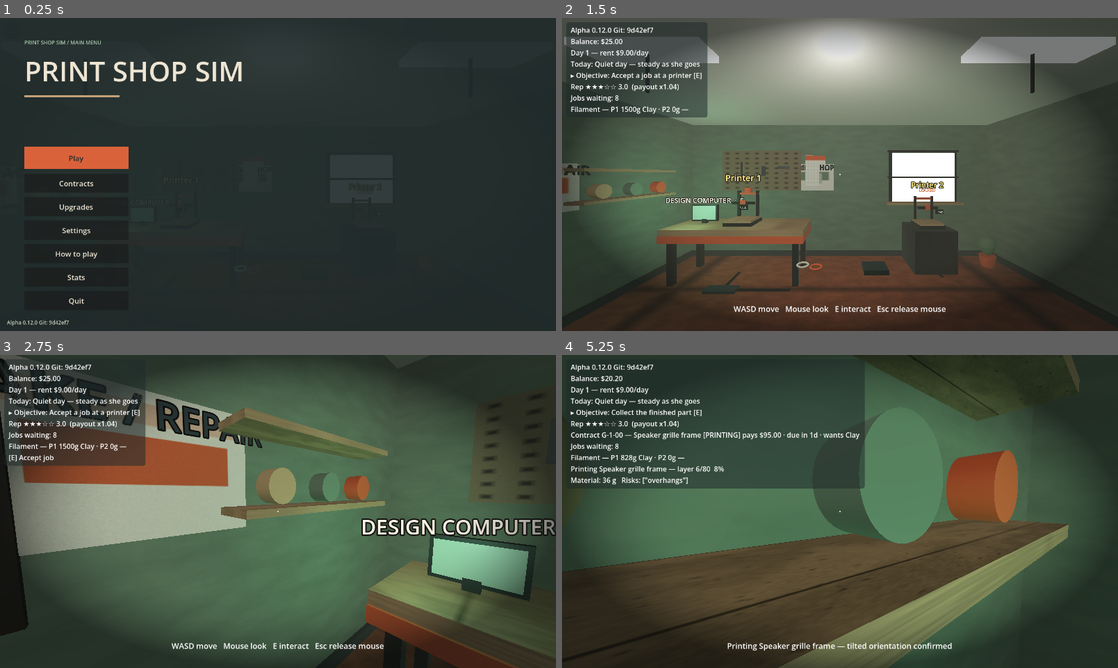
Above: before the commit, frames 1-4 (two rows, left to right).
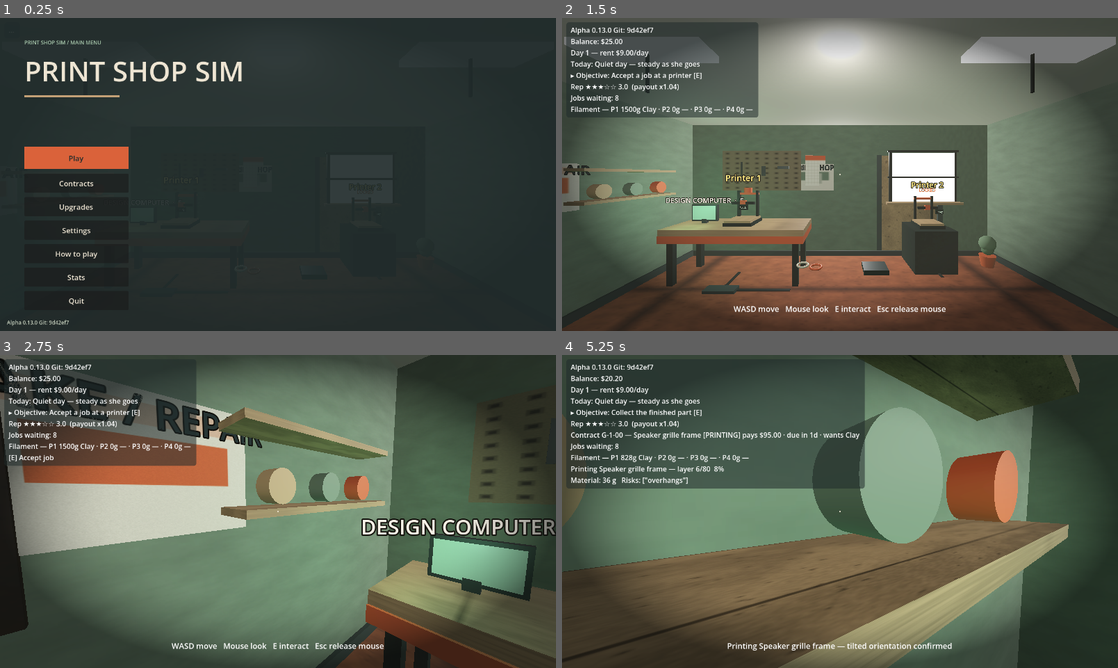
Above: after the commit, the same moments.

Repository: jiracipika/printshop-sim
Game: Godot game, scene res://scenes/Main.tscn
Two runs of this game, one before a commit and one after it. Both use one fixed random seed, a clock stepped at 60 frames per second and the inputs below.
Inputs (mouse positions are in pixels of both pictures, inside the frame that each line leads up to):
- Up to frame 1 (0.25 s): no input
- Up to frame 2 (1.5 s): click "Play" at 0.5 s; tap Enter at 1.25 s; move the mouse to (962, 158) at 1.27 s; hold D (move_right) from 1.28 s (still down); tap E (interact) at 1.35 s; click (962, 158) at 1.42 s
- Up to frame 3 (2.75 s): tap Space at 2 s; move the mouse to (250, 511) at 2.02 s; release D (move_right) at 2.03 s; hold W (move_forward) from 2.03 s (still down); tap E (interact) at 2.1 s
- Up to frame 4 (5.25 s): keep holding W (move_forward); move the mouse to (851, 505) at 2.77 s; tap 1 at 2.85 s; tap E (interact) at 3.05, 3.8, 4.55 s; tap Enter at 3.5, 5 s; move the mouse to (834, 517) at 3.52 s; tap 2 at 3.6 s; click (834, 517) at 3.67 s; tap Space at 4.25 s; move the mouse to (878, 514) at 4.27 s; tap 3 at 4.35 s; move the mouse to (795, 508) at 5.02 s; tap 4 at 5.1 s

The runs differ from the first frame. In frame 1, less than 0.1% of the frame differs, in the area x 5-6%, y 97-98%; in frame 2, 30%; in frame 3, 41%; in frame 4, 43%, in the area x 0-94%, y 0-100%.

Commit message:
feat: the print farm — rear extension, printers 3 & 4, farm kits (v0.13.0)
- Rear extension built behind the back wall: floor, side walls, ceiling,
  own lights, sealed behind a honey door (x 0.9-2.3) that swings open and
  drops collision when either farm kit is purchased.
- Machines array grew to 4: printers 3 and 4 unlock via 'Print farm kit A'
  ($80) and 'B' ($120), ship empty, carry no speed bonus, and show
  FARM-locked tags. All idx==1 special cases generalised through
  Upgrades.machine_unlocked(idx); save filament/color arrays cover all
  machines.
- New farm_test.gd (20 checks); all 27 suites green, 1027 checks.

Diff:
--- a/scripts/Main.gd
+++ b/scripts/Main.gd
@@ -47,6 +47,8 @@
 var _crate_label: Label3D
 var _chalk_label: Label3D
 var _chalk_cache := ""
+var _door_panel: Node3D
+var _door_body: StaticBody3D
 ## First-run objectives (v0.9.0): order-agnostic completion flags; the HUD
 ## shows the first unfinished step until everything is done (persisted).
 var guide_flags := {"accepted": false, "printed": false, "collected": false,
@@ -287,6 +289,11 @@
 const ROOM_W := 7.0
 const ROOM_D := 6.0
 const ROOM_H := 3.0
+## Rear extension (v0.13): the print farm lives beyond the original back
+## wall, behind a sealed door that opens with the farm kits.
+const EXT_D := 2.7
+const DOOR_X0 := 0.9
+const DOOR_X1 := 2.3
 
 func _ready() -> void:
 	add_to_group("main")
@@ -367,10 +374,10 @@
 			if payload.stats.has(key):
 				stats[key] = maxi(int(payload.stats[key]), 0)
 	if payload.has("filament") and typeof(payload.filament) == TYPE_ARRAY:
-		for i in mini(2, payload.filament.size()):
+		for i in mini(machines.size(), payload.filament.size()):
 			machines[i]["filament_g"] = maxi(int(payload.filament[i]), 0)
 	if payload.has("spool_colors") and typeof(payload.spool_colors) == TYPE_ARRAY:
-		for i in mini(2, payload.spool_colors.size()):
+		for i in mini(machines.size(), payload.spool_colors.size()):
 			var col = payload.spool_colors[i]
 			if col is String and (col == "" or col in Contract.VALID_COLORS):
 				machines[i]["color"] = col
@@ -394,6 +401,18 @@
 	if persist:
 		_save_game()
 
+func _machine_filament_list() -> Array:
+	var out: Array = []
+	for m in machines:
+		out.append(int(m.get("filament_g")))
+	return out
+
+func _machine_color_list() -> Array:
+	var out: Array = []
+	for m in machines:
+		out.append(str(m.get("color")))
+	return out
+
 func _save_game() -> void:
 	var snapshot: Dictionary = ledger.snapshot()
 	var payload: Dictionary = load("res://scripts/SaveSystem.gd").build_payload(
@@ -403,8 +422,8 @@
 			"day": day_cycle.day,
 			"reputation": reputation,
 			"stats": stats,
-			"filament": [int(_machine(0).get("filament_g")), int(_machine(1).get("filament_g"))],
-			"spool_colors": [str(_machine(0).get("color")), str(_machine(1).get("color"))],
+			"filament": _machine_filament_list(),
+			"spool_colors": _machine_color_list(),
 			"guide_flags": guide_flags.duplicate(),
 			"guide_done": guide_done,
 			"crate_next": _crate_next,
@@ -467,10 +486,16 @@
 	floor_body.position = Vector3(0, -0.1, 0)
 	add_child(floor_body)
 
-	# Four walls: sage, each with a matching StaticBody3D (meta "wall").
+	# Walls: sage, each with a matching StaticBody3D (meta "wall"). The back
+	# wall is three segments around the farm-room doorway (v0.13).
 	var wall_specs := [
 		# [size, position]
-		[Vector3(ROOM_W, ROOM_H, 0.2), Vector3(0, ROOM_H / 2.0, -ROOM_D / 2.0)],      # back
+		[Vector3(ROOM_W / 2.0 + DOOR_X0 + 0.1, ROOM_H, 0.2),
+			Vector3((-ROOM_W / 2.0 + DOOR_X0) / 2.0, ROOM_H / 2.0, -ROOM_D / 2.0)],   # back left
+		[Vector3(ROOM_W / 2.0 - DOOR_X1 + 0.1, ROOM_H, 0.2),
+			Vector3((ROOM_W / 2.0 + DOOR_X1) / 2.0, ROOM_H / 2.0, -ROOM_D / 2.0)],    # back right
+		[Vector3(DOOR_X1 - DOOR_X0, ROOM_H - 2.3, 0.2),
+			Vector3((DOOR_X0 + DOOR_X1) / 2.0, (ROOM_H + 2.3) / 2.0, -ROOM_D / 2.0)], # lintel
 		[Vector3(ROOM_W, ROOM_H, 0.2), Vector3(0, ROOM_H / 2.0, ROOM_D / 2.0)],       # front
 		[Vector3(0.2, ROOM_H, ROOM_D), Vector3(-ROOM_W / 2.0, ROOM_H / 2.0, 0)],      # left
 		[Vector3(0.2, ROOM_H, ROOM_D), Vector3(ROOM_W / 2.0, ROOM_H / 2.0, 0)],       # right
@@ -558,28 +583,31 @@
 	add_child(lamp2)
 
 	_build_props()
+	_build_extension()
 	_build_design_computer()
 
-	# Two printers: one on the bench, one on a steel floor stand against the back wall.
-	# Printer 2 is the "Pro machine": locked until purchased, 25% faster.
-	var printer_a := _make_printer(0)
-	printer_a.position = Vector3(-1.8, 0.95, -2.0)
-	add_child(printer_a)
-	_printers.append(printer_a)
-
-	var printer_b := _make_printer(1)
-	printer_b.position = Vector3(1.8, 0.8, -2.4)
-	add_child(printer_b)
-	_printers.append(printer_b)
-	_refresh_printer_locks()
-
-	var stand := MeshInstance3D.new()
-	var stand_box := BoxMesh.new()
-	stand_box.size = Vector3(0.8, 0.8, 0.8)
-	stand.mesh = stand_box
-	stand.material_override = steel
-	stand.position = Vector3(1.8, 0.4, -2.4)
-	add_child(stand)
+	# Four printers: two with the shop, two more behind the farm door.
+	# Printer 2 is the "Pro machine" (25% faster); farm printers ship empty.
+	var printer_spots := [
+		Vector3(-1.8, 0.95, -2.0),   # bench
+		Vector3(1.8, 0.8, -2.4),     # floor stand
+		Vector3(-1.8, 0.8, -4.6),    # farm, back-left
+		Vector3(1.8, 0.8, -4.6),     # farm, back-right
+	]
+	for i in range(4):
+		var p := _make_printer(i)
+		p.position = printer_spots[i]
+		add_child(p)
+		_printers.append(p)
+
+	for stand_pos in [Vector3(1.8, 0.4, -2.4), Vector3(-1.8, 0.4, -4.6), Vector3(1.8, 0.4, -4.6)]:
+		var stand := MeshInstance3D.new()
+		var stand_box := BoxMesh.new()
+		stand_box.size = Vector3(0.8, 0.8, 0.8)
+		stand.mesh = stand_box
+		stand.material_override = steel
+		stand.position = stand_pos
+		add_child(stand)
 
 	# Packing station against the right wall (task 11).
 	packing_station = load("res://scripts/PackingStation.gd").new()
@@ -588,7 +616,7 @@
 
 	# One machine per printer: own sim, contract, prep state and part.
 	machines.clear()
-	for i in range(2):
+	for i in range(4):
 		var s := PrintSim.new()
 		s.add_to_group("print_sim")
 		add_child(s)
@@ -606,6 +634,7 @@
 	job_board.generation_enabled = true  # live shop: procedural board (v0.4.0)
 	job_board.add_to_group("job_board")
 	add_child(job_board)
+	_refresh_printer_locks()  # machines + printers all exist by now
 	_apply_daylight()
 
 ## Mark one onboarding objective done; guide_done flips when all are.
@@ -654,14 +683,22 @@
 	if _sky_mat != null:
 		_sky_mat.sky_energy_multiplier = 0.3 + 0.8 * daylight
 
-## Printer 2 display name + lock tag follow the pro-machine upgrade.
+## Per-printer display name + lock tag follow the unlock upgrades, and the
+## farm door opens once any farm kit is owned.
 func _refresh_printer_locks() -> void:
-	if _printers.size() < 2:
-		return
-	var pro := upgrades.pro_machine_unlocked()
-	if _printers[1].get("set_locked") != null:
-		_printers[1].set_locked(not pro)
-		_printers[1].set_display_name("Printer 2 — PRO" if pro else "Printer 2")
+	for i in range(mini(_printers.size(), machines.size())):
+		var unlocked := upgrades.machine_unlocked(i)
+		var printer = _printers[i]
+		if printer.get("set_locked") != null:
+			printer.set_locked(not unlocked)
+		var display := "Printer %d" % (i + 1)
+		if i == 1 and unlocked:
+			display = "Printer 2 — PRO"
+		elif i >= 2 and unlocked:
+			display = "Printer %d — FARM" % (i + 1)
+		if printer.get("set_display_name") != null:
+			printer.set_display_name(display)
+	_refresh_farm_door()
 
 ## Sky, ambient light, ceiling and window (task 12 art pass). Everything is
 ## procedural — ProceduralSkyMaterial for the soft daylight ambience.
@@ -749,6 +786,160 @@
 		rail_mesh.material_override = world.steel
 		rail_mesh.position = rail[1]
 		add_child(rail_mesh)
+
+## Rear extension: floor, side walls, back wall, ceiling and lights for the
+## print farm, plus the sealed door. Geometry exists from boot; the door
+## opens (mesh swings, collision off) when any farm kit is purchased.
+func _build_extension() -> void:
+	var z0 := -ROOM_D / 2.0            # doorway plane
+	var z1 := -ROOM_D / 2.0 - EXT_D    # new back wall plane
+	var mid := (z0 + z1) / 2.0
+	var depth := absf(z1 - z0)
+
+	var ext_floor := MeshInstance3D.new()
+	var ext_floor_box := BoxMesh.new()
+	ext_floor_box.size = Vector3(ROOM_W, 0.2, depth)
+	ext_floor.mesh = ext_floor_box
+	ext_floor.material_override = world.floor
+	ext_floor.position = Vector3(0, -0.1, mid)
+	add_child(ext_floor)
+	var ext_floor_body := StaticBody3D.new()
+	ext_floor_body.collision_layer = 1
+	var ext_floor_shape := CollisionShape3D.new()
+	var ext_floor_col := BoxShape3D.new()
+	ext_floor_col.size = Vector3(ROOM_W, 0.2, depth)
+	ext_floor_shape.shape = ext_floor_col
+	ext_floor_body.add_child(ext_floor_shape)
+	ext_floor_body.position = Vector3(0, -0.1, mid)
+	add_child(ext_floor_body)
+
+	for sx in [-1.0, 1.0]:
+		var side := MeshInstance3D.new()
+		var side_box := BoxMesh.new()
+		side_box.size = Vector3(0.2, ROOM_H, depth + 0.2)
+		side.mesh = side_box
+		side.material_override = world.sage
+		side.position = Vector3(sx * (ROOM_W / 2.0), ROOM_H / 2.0, mid)
+		add_child(side)
+		var side_body := StaticBody3D.new()
+		side_body.collision_layer = 1
+		var side_shape := CollisionShape3D.new()
+		var side_col := BoxShape3D.new()
+		side_col.size = Vector3(0.2, ROOM_H, depth + 0.2)
+		side_shape.shape = side_col
+		side_body.add_child(side_shape)
+		side_body.position = side.position
+		add_child(side_body)
+
+	var ext_back := MeshInstance3D.new()
+	var ext_back_box := BoxMesh.new()
+	ext_back_box.size = Vector3(ROOM_W, ROOM_H, 0.2)
+	ext_back.mesh = ext_back_box
+	ext_back.material_override = world.sage
+	ext_back.position = Vector3(0, ROOM_H / 2.0, z1)
+	add_child(ext_back)
+	var ext_back_body := StaticBody3D.new()
+	ext_back_body.collision_layer = 1
+	var ext_back_shape := CollisionShape3D.new()
+	var ext_back_col := BoxShape3D.new()
+	ext_back_col.size = Vector3(ROOM_W, ROOM_H, 0.2)
+	ext_back_shape.shape = ext_back_col
+	ext_back_body.add_child(ext_back_shape)
+	ext_back_body.position = ext_back.position
+	add_child(ext_back_body)
+
+	var ext_ceiling := MeshInstance3D.new()
+	var ext_ceiling_box := BoxMesh.new()
+	ext_ceiling_box.size = Vector3(ROOM_W, 0.2, depth)
+	ext_ceiling.mesh = ext_ceiling_box
+	var ext_ceil_mat := StandardMaterial3D.new()
+	ext_ceil_mat.albedo_color = Color("#E3DCCB")
+	ext_ceil_mat.roughness = 1.0
+	ext_ceiling.material_override = ext_ceil_mat
+	ext_ceiling.position = Vector3(0, ROOM_H + 0.1, mid)
+	add_child(ext_ceiling)
+
+	var ext_lamp := OmniLight3D.new()
+	ext_lamp.position = Vector3(0, 2.7, mid)
+	ext_lamp.omni_range = 12.0
+	ext_lamp.light_energy = 1.4
+	add_child(ext_lamp)
+	var ext_lamp2 := OmniLight3D.new()
+	ext_lamp2.position = Vector3(0, 2.6, z1 + 0.8)
+	ext_lamp2.omni_range = 10.0
+	ext_lamp2.light_energy = 1.0
+	add_child(ext_lamp2)
+	var ext_fixture := MeshInstance3D.new()
+	var ext_fixture_box := BoxMesh.new()
+	ext_fixture_box.size = Vector3(1.1, 0.06, 0.28)
+	ext_fixture.mesh = ext_fixture_box
+	var ext_fixture_mat := StandardMaterial3D.new()
+	ext_fixture_mat.albedo_color = Color("#FFF4DC")
+	ext_fixture_mat.emission_enabled = true
+	ext_fixture_mat.emission = Color("#FFE9C4")
+	ext_fixture_mat.emission_energy_multiplier = 1.6
+	ext_fixture.material_override = ext_fixture_mat
+	ext_fixture.position = Vector3(0, ROOM_H - 0.05, mid)
+	ext_fixture.add_to_group("props")
+	add_child(ext_fixture)
+
+	# Sealed door in the doorway: honey panel in a steel frame + collision.
+	var frame_mat := StandardMaterial3D.new()
+	frame_mat.albedo_color = Color("#3A4644")
+	frame_mat.roughness = 0.5
+	for side in [-1.0, 1.0]:
+		var jamb := MeshInstance3D.new()
+		var jamb_box := BoxMesh.new()
+		jamb_box.size = Vector3(0.1, 2.3, 0.26)
+		jamb.mesh = jamb_box
+		jamb.material_override = frame_mat
+		jamb.position = Vector3((DOOR_X0 + DOOR_X1) / 2.0 + side * (DOOR_X1 - DOOR_X0) / 2.0,
+			1.15, z0)
+		add_child(jamb)
+	_door_panel = Node3D.new()
+	_door_panel.name = "FarmDoor"
+	_door_panel.position = Vector3(DOOR_X0, 0, z0)
+	add_child(_door_panel)
+	var panel := MeshInstance3D.new()
+	var panel_box := BoxMesh.new()
+	panel_box.size = Vector3(DOOR_X1 - DOOR_X0, 2.3, 0.08)
+	panel.mesh = panel_box
+	var panel_mat := StandardMaterial3D.new()
+	panel_mat.albedo_color = Color.WHITE
+	panel_mat.albedo_texture = ShopArt.wood(Color("#C3A076"), 3)
+	panel_mat.roughness = 0.7
+	panel.material_override = panel_mat
+	panel.position = Vector3((DOOR_X1 - DOOR_X0) / 2.0, 1.15, 0)
+	_door_panel.add_child(panel)
+	_door_body = StaticBody3D.new()
+	_door_body.collision_layer = 1
+	var door_shape := CollisionShape3D.new()
+	var door_col := BoxShape3D.new()
+	door_col.size = Vector3(DOOR_X1 - DOOR_X0, 2.3, 0.16)
+	door_shape.shape = door_col
+	door_shape.position = Vector3((DOOR_X0 + DOOR_X1) / 2.0, 1.15, z0)
+	_door_body.add_child(door_shape)
+	add_child(_door_body)
+	var door_sign := Label3D.new()
+	door_sign.text = "PRINT FARM\n(closed)"
+	door_sign.font_size = 40
+	door_sign.pixel_size = 0.0028
+	door_sign.billboard = BaseMaterial3D.BILLBOARD_ENABLED
+	door_sign.modulate = Color("#EEE5D3")
+	door_sign.outline_modulate = Color("#202B2B")
+	door_sign.outline_size = 4
+	door_sign.position = Vector3((DOOR_X0 + DOOR_X1) / 2.0, 2.55, z0 + 0.05)
+	add_child(door_sign)
+
+## Door state follows the farm unlocks.
+func _refresh_farm_door() -> void:
+	var open := upgrades.machine_unlocked(2) or upgrades.machine_unlocked(3)
+	if _door_body != null:
+		for child in _door_body.get_children():
+			if child is CollisionShape3D:
+				child.set_deferred("disabled", open)
+	if _door_panel != null:
+		_door_panel.rotation_degrees.y = -100.0 if open else 0.0
 
 ## Decorative props: shelf with spare spools, rug, posters, wall clock,
 ## cardboard stack and a plant. Group "props" for tests; colliders only where
@@ -1796,8 +1987,8 @@
 ## Consume the held spool into machine `idx`'s filament supply.
 func _load_spool(idx: int) -> void:
 	var m := _machine(idx)
-	if idx == 1 and not upgrades.pro_machine_unlocked():
-		_set_prompt("Printer 2 is locked — buy the Pro machine upgrade (menu)")
+	if not upgrades.machine_unlocked(idx):
+		_set_prompt("Printer %d is locked — check the upgrades menu" % (idx + 1))
 		return
 	var loaded_color := str(held.get_meta("spool_color", "Clay"))
 	held.get_parent().remove_child(held)
@@ -2250,8 +2441,8 @@
 ## machine: locked until bought. OFFERED -> ACCEPTED -> PREPARING; the print
 ## only starts once the player confirms an orientation via _prep_on.
 func _accept_on(idx: int) -> void:
-	if idx == 1 and not upgrades.pro_machine_unlocked():
-		_set_prompt("Printer 2 is locked — buy the Pro machine upgrade (menu)")
+	if not upgrades.machine_unlocked(idx):
+		_set_prompt("Printer %d is locked — check the upgrades menu" % (idx + 1))
 		return
 	var m := _machine(idx)
 	if m.contract != null:
@@ -2500,7 +2691,7 @@
 	var idx := -1
 	for i in machines.size():
 		var m: Dictionary = _machine(i)
-		if i == 1 and not upgrades.pro_machine_unlocked():
+		if not upgrades.machine_unlocked(i):
 			continue
 		var s: PrintSim = m.get("sim")
 		if m.get("contract") == null and s.state == PrintSim.State.IDLE \
--- a/scripts/Upgrades.gd
+++ b/scripts/Upgrades.gd
@@ -39,6 +39,21 @@
 		"desc": "Unlock printer 2 — jobs run there print 25% faster",
 		"cost_cents": 6000,
 		"machine_speed_multiplier": 1.25,
+		"machine_index": 1,
+	},
+	{
+		"id": "farm_kit_a",
+		"name": "Print farm kit A (printer 3)",
+		"desc": "Opens the back room — third printer, ships empty",
+		"cost_cents": 8000,
+		"machine_index": 2,
+	},
+	{
+		"id": "farm_kit_b",
+		"name": "Print farm kit B (printer 4)",
+		"desc": "Fourth printer for the back room, ships empty",
+		"cost_cents": 12000,
+		"machine_index": 3,
 	},
 	{
 		"id": "pei_plate",
@@ -132,6 +147,21 @@
 	return is_owned("pro_machine")
 
 
+## Per-machine unlock gate (v0.13): machines 0-1 ship with the shop
+## (machine 1 still needs the pro machine), 2-3 open with the farm kits.
+func machine_unlocked(idx: int) -> bool:
+	match idx:
+		0:
+			return true
+		1:
+			return is_owned("pro_machine")
+		2:
+			return is_owned("farm_kit_a")
+		3:
+			return is_owned("farm_kit_b")
+	return false
+
+
 ## Delta applied to PrintSim.failure_threshold (0.0 when none owned).
 func failure_threshold_delta() -> float:
 	var d := 0.0
--- a/scripts/Version.gd
+++ b/scripts/Version.gd
@@ -2,7 +2,7 @@
 
 # Autoload: build/version identification so we always know what's deployed.
 
-const VERSION := "0.12.0"
+const VERSION := "0.13.0"
 const GIT_SHA := "9d42ef7"  # stamped by tools/build_web.sh at export time
 
 func label() -> String:
--- /dev/null
+++ b/tests/farm_test.gd
@@ -0,0 +1,132 @@
+extends SceneTree
+
+## v0.13.0 — the print farm: rear extension, kits A/B, four machines. Run:
+##   timeout 90 godot --headless --path . -s tests/farm_test.gd
+
+var checks := 0
+var failures := 0
+
+
+func _ok(cond: bool, label: String) -> void:
+	checks += 1
+	if cond:
+		print("ok %d: %s" % [checks, label])
+	else:
+		failures += 1
+		printerr("FAIL %d: %s" % [checks, label])
+
+
+func _init() -> void:
+	root.ready.connect(_run)
+
+
+func _run() -> void:
+	BrowserSave.clear()
+	var packed: PackedScene = load("res://scenes/Main.tscn")
+	var main = packed.instantiate()
+	root.add_child(main)
+	await physics_frame
+	await physics_frame
+	var ledger: Ledger = main.ledger
+	ledger.credit(60000, "test funds")
+	main.paused = false
+	main.captured = true
+	main.touch_controls.force_enabled = true
+	main.touch_controls.set_motion_enabled(true)
+
+	# Boot: four machines, farm ones locked and empty.
+	_ok(main.machines.size() == 4, "four machines exist at boot")
+	_ok(not main.upgrades.machine_unlocked(2) and not main.upgrades.machine_unlocked(3),
+		"farm machines start locked")
+	_ok(main._printers[2].is_locked() and main._printers[3].is_locked(),
+		"farm printers show LOCKED")
+	_ok(int(main._machine(2).get("filament_g")) == 0
+		and int(main._machine(3).get("filament_g")) == 0,
+		"farm printers ship with no filament")
+	_ok(not main._door_body.get_child(0).disabled, "farm door starts sealed")
+
+	# Catalog carries the kits.
+	var ids: Array[String] = []
+	for e in Upgrades.catalog():
+		ids.append(e.id)
+	_ok(ids.has("farm_kit_a") and ids.has("farm_kit_b"), "farm kits in the catalog")
+
+	# Kit A: unlock printer 3, open the door, kit B stays locked.
+	main._on_menu_upgrade_buy("farm_kit_a")
+	_ok(main.upgrades.machine_unlocked(2) and not main.upgrades.machine_unlocked(3),
+		"kit A unlocks printer 3 only")
+	_ok(not main._printers[2].is_locked() and main._printers[3].is_locked(),
+		"printer 3 shows unlocked, printer 4 still locked")
+	await physics_frame  # set_deferred applies at end of frame
+	_ok(main._door_body.get_child(0).disabled, "door opens with kit A")
+	_ok("FARM" in str(main._printers[2]._name_label.text), "printer 3 renamed with FARM tag")
+
+	# Accept + print on printer 3 (load filament first — it ships empty).
+	ledger.credit(30000, "test funds 2")
+	main._player.global_position = Vector3(-1.8, 0.3, -3.9)
+	main._try_interact()
+	var c: Contract = main._machine(2).get("contract")
+	_ok(c != null, "printer 3 accepts a contract once unlocked")
+	if c == null:
+		_finish(1)
+		return
+	main._machine(2)["filament_g"] = 5000
+	main._machine(2)["orient"] = 0
+	main._machine(2)["orient_pending"] = true
+	main._prep_on(2)
+	var s2: PrintSim = main._machine(2).get("sim")
+	_ok(s2.is_running(), "printer 3 prints")
+	_ok(absf(s2.speed_multiplier - 1.0) < 0.0001,
+		"farm printers have no speed bonus (pro stays exclusive to printer 2)")
+
+	# Confirm the farm door physically separates: without the kit the accept
+	# is refused even standing at printer 4.
+	main._player.global_position = Vector3(1.8, 0.3, -3.9)
+	main._focus = 3
+	var c4_before: int = main.job_board.get_available_count()
+	main._try_interact()
+	_ok(main._machine(3).get("contract") == null, "locked printer 4 refuses accepts")
+
+	# Kit B: unlock printer 4 and run it in parallel with printer 3.
+	ledger.credit(30000, "test funds 3")
+	main._on_menu_upgrade_buy("farm_kit_b")
+	_ok(main.upgrades.machine_unlocked(3) and not main._printers[3].is_locked(),
+		"kit B unlocks printer 4")
+	main._machine(3)["filament_g"] = 5000
+	main._try_interact()  # accept at printer 4
+	var c4: Contract = main._machine(3).get("contract")
+	_ok(c4 != null, "printer 4 accepts a contract")
+	main._machine(3)["orient"] = 0
+	main._machine(3)["orient_pending"] = true
+	main._prep_on(3)
+	_ok(main._machine(2).get("sim").is_running() and main._machine(3).get("sim").is_running(),
+		"farm printers 3 and 4 run in parallel")
+
+	# Filament + color persistence now covers four machines.
+	for i in range(4):
+		main._machine(i)["filament_g"] = 100 * (i + 1)
+	main._machine(0)["color"] = "Sage"
+	main._save_game()
+	var payload: Dictionary = BrowserSave.load_payload()
+	_ok(payload.filament.size() == 4, "save carries four filament entries")
+	_ok(int(payload.filament[3]) == 400, "farm printer filament persisted")
+	var main2 = packed.instantiate()
+	root.add_child(main2)
+	await physics_frame
+	await physics_frame
+	_ok(int(main2._machine(3).get("filament_g")) == 400
+		and str(main2._machine(0).get("color")) == "Sage",
+		"fresh Main restores farm printer supplies")
+
+	main.queue_free()
+	main2.queue_free()
+	await physics_frame
+	await physics_frame
+	BrowserSave.clear()
+	_finish(1 if failures > 0 else 0)
+
+
+func _finish(code: int) -> void:
+	print("---")
+	print("checks=%d failures=%d" % [checks, failures])
+	quit(code)
--- a/tests/features_test.gd
+++ b/tests/features_test.gd
@@ -190,7 +190,7 @@
 	main.sim.failure_seeded = false
 
 	# New upgrades: catalog grew to 8; PEI unlocks flat_side on stability parts.
-	_ok(Upgrades.catalog().size() == 8, "catalog now lists 8 upgrades")
+	_ok(Upgrades.catalog().size() == 10, "catalog now lists 10 upgrades")
 	var tippy: Contract = Contract.new()
 	tippy.id = "T-1"
 	tippy.client = "Test"
--- a/tests/parallel_test.gd
+++ b/tests/parallel_test.gd
@@ -32,7 +32,7 @@
 	main.paused = false
 	main.captured = true
 
-	_ok(main.machines.size() == 2, "two machines exist")
+	_ok(main.machines.size() == 4, "four machines exist (two behind the farm door)")
 	_ok(main._machine(0).get("sim").state == PrintSim.State.IDLE
 		and main._machine(1).get("sim").state == PrintSim.State.IDLE,
 		"both machines idle at boot")
--- a/tests/smoke.gd
+++ b/tests/smoke.gd
@@ -40,11 +40,11 @@
 	# Printers exist
 	var printers := root.get_tree().get_nodes_in_group("printers")
 	checks += 1
-	if printers.size() != 2:
-		printerr("FAIL: expected 2 printers, got %d" % printers.size())
+	if printers.size() != 4:
+		printerr("FAIL: expected 4 printers, got %d" % printers.size())
 		failures += 1
 	else:
-		print("check %d: 2 printers OK" % checks)
+		print("check %d: 4 printers OK" % checks)
 
 	# Job queue
 	checks += 1
--- a/tests/upgrades_test.gd
+++ b/tests/upgrades_test.gd
@@ -34,7 +34,7 @@
 		ids.append(e.id)
 		_ok(int(e.cost_cents) > 0 and str(e.name) != "" and str(e.desc) != "",
 			"catalog entry %s well-formed" % e.id)
-	_ok(ids.size() == 8 and ids.size() == _unique(ids).size(), "eight unique upgrade ids")
+	_ok(ids.size() == 10 and ids.size() == _unique(ids).size(), "ten unique upgrade ids")
 
 	var up := Upgrades.new()
 	_ok(not up.is_owned("heated_bed"), "nothing owned at start")
@@ -134,7 +134,7 @@
 	main.main_menu.open_menu()
 	main._on_menu_upgrades()
 	var cards: Array = main.main_menu.upgrade_cards_ui()
-	_ok(cards.size() == 8, "upgrades panel lists the full catalog")
+	_ok(cards.size() == 10, "upgrades panel lists the full catalog")
 	var found_owned := false
 	for card in cards:
 		if card.has_meta("upgrade_id") and str(card.get_meta("upgrade_id")) == "heated_bed" \
Not shown, added: tests/farm_test.gd.uid
Not shown, changed: docs/HANDOFF.md
